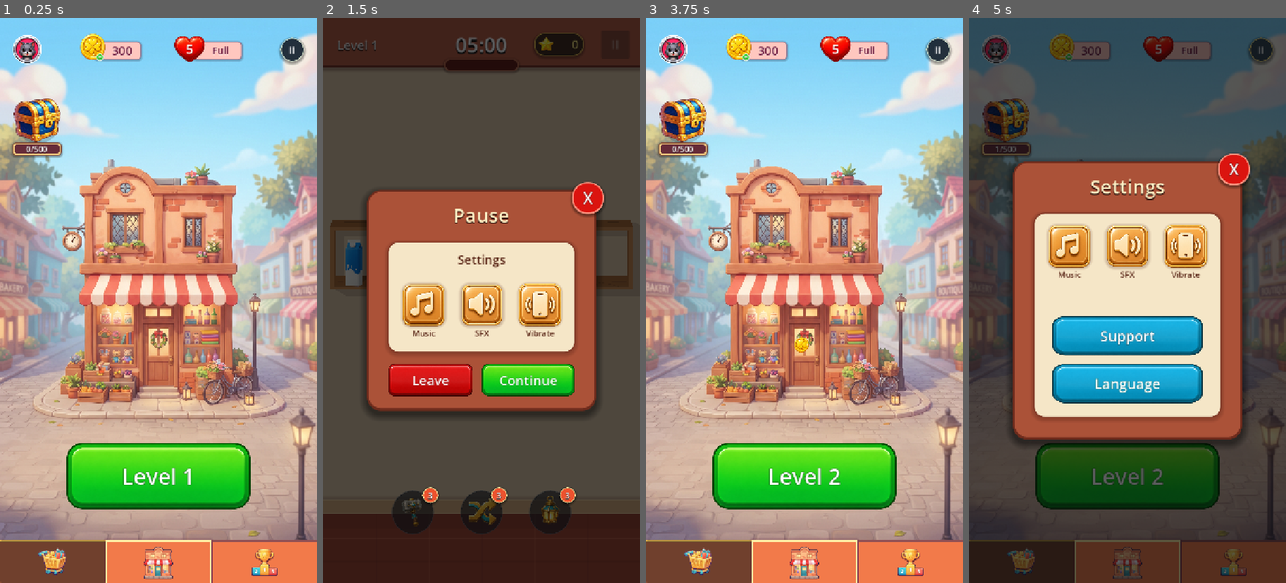
Above: before the commit, frames 1-4 (left to right).
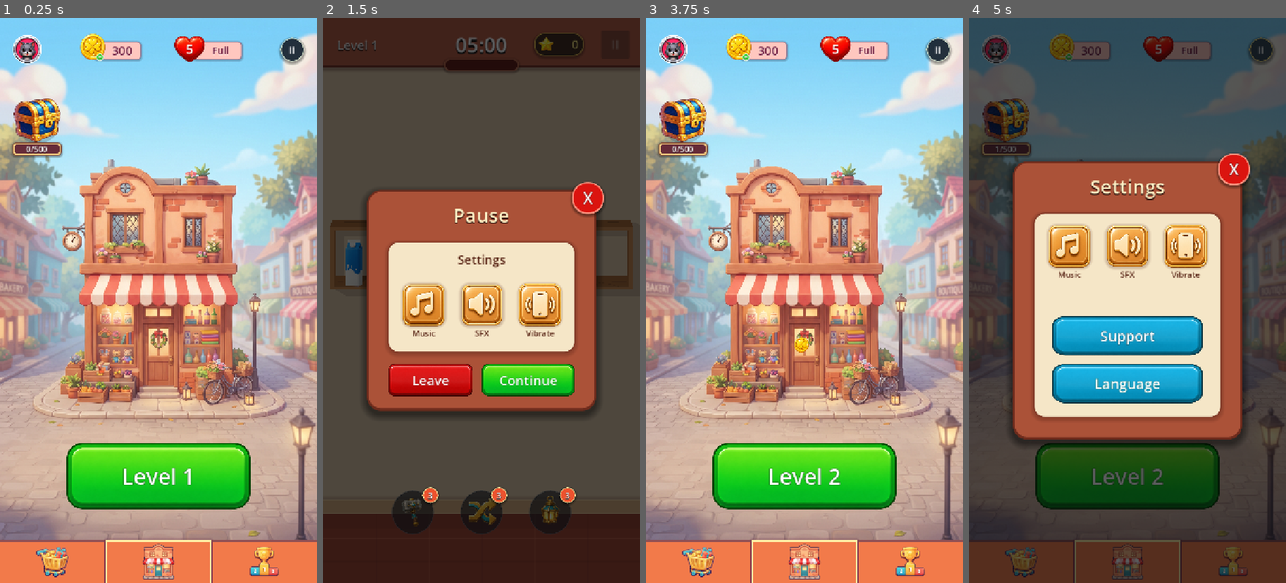
Above: after the commit, the same moments.

Repository: vladeque/sorting-puzzle
Game: Godot game, scene res://scenes/main_menu.tscn
The game is run twice, just before and just after one commit, with the same random seed, the same clock (stepped at 60 frames per second) and the same inputs.
Inputs:
- Up to frame 1 (0.25 s): no input
- Up to frame 2 (1.5 s): click "Level 1" at 0.5 s; click "II" at 1.25 s
- Up to frame 3 (3.75 s): click "Continue" at 2 s; click "3" at 2.75 s; click "Next" at 3.5 s
- Up to frame 4 (5 s): click "II" at 4.25 s

The runs differ from the first frame. In frame 1, 3.0% of the frame differs, in the area x 0-88%, y 92-100%; in frame 2, nothing differs; in frame 3, 3.0%; in frame 4, 2.4%.

Commit message:
Enlarge static bottom navigation icons

Diff:
--- a/scenes/ui/main_menu_bottom_navigation.tscn
+++ b/scenes/ui/main_menu_bottom_navigation.tscn
@@ -10,6 +10,13 @@
 border_width_top = 3
 border_color = Color(1, 0.78, 0.32, 1)
 
+[sub_resource type="StyleBoxFlat" id="StyleBoxFlat_shop"]
+bg_color = Color(0.95, 0.48, 0.29, 1)
+border_width_top = 4
+border_width_right = 3
+border_color = Color(0.42, 0.16, 0.33, 0.75)
+corner_detail = 1
+
 [sub_resource type="StyleBoxFlat" id="StyleBoxFlat_home"]
 bg_color = Color(0.95, 0.48, 0.29, 1)
 border_width_left = 3
@@ -21,28 +28,12 @@
 shadow_size = 6
 shadow_offset = Vector2(0, -2)
 
-[sub_resource type="StyleBoxFlat" id="StyleBoxFlat_home_pressed"]
-bg_color = Color(0.82, 0.34, 0.22, 1)
-border_width_left = 2
-border_width_top = 9
-border_width_right = 2
-border_color = Color(0.42, 0.16, 0.33, 0.72)
-corner_radius_top_left = 18
-corner_radius_top_right = 18
-
 [sub_resource type="StyleBoxFlat" id="StyleBoxFlat_leaderboard"]
 bg_color = Color(0.95, 0.48, 0.29, 1)
 border_width_left = 3
 border_width_top = 4
 border_color = Color(0.42, 0.16, 0.33, 0.75)
 corner_detail = 1
-
-[sub_resource type="StyleBoxFlat" id="StyleBoxFlat_leaderboard_pressed"]
-bg_color = Color(0.82, 0.34, 0.22, 1)
-border_width_left = 3
-border_width_top = 7
-border_color = Color(0.42, 0.16, 0.33, 0.9)
-corner_radius_top_right = 18
 
 [node name="MainMenuBottomNavigation" type="MarginContainer" unique_id=2132627779]
 custom_minimum_size = Vector2(0, 96)
@@ -69,9 +60,29 @@
 size_flags_horizontal = 3
 focus_mode = 0
 mouse_default_cursor_shape = 2
-icon = ExtResource("2_xh1q6")
-icon_alignment = 1
-expand_icon = true
+theme_override_styles/normal = SubResource("StyleBoxFlat_shop")
+theme_override_styles/hover = SubResource("StyleBoxFlat_shop")
+theme_override_styles/pressed = SubResource("StyleBoxFlat_shop")
+theme_override_styles/focus = SubResource("StyleBoxFlat_shop")
+theme_override_styles/disabled = SubResource("StyleBoxFlat_shop")
+
+[node name="Icon" type="TextureRect" parent="Buttons/ShopButton"]
+layout_mode = 1
+anchors_preset = 8
+anchor_left = 0.5
+anchor_top = 0.5
+anchor_right = 0.5
+anchor_bottom = 0.5
+offset_left = -50.0
+offset_top = -50.0
+offset_right = 50.0
+offset_bottom = 50.0
+grow_horizontal = 2
+grow_vertical = 2
+mouse_filter = 2
+texture = ExtResource("2_xh1q6")
+expand_mode = 1
+stretch_mode = 5
 
 [node name="HomeButton" type="Button" parent="Buttons" unique_id=586148991]
 unique_name_in_owner = true
@@ -81,10 +92,28 @@
 focus_mode = 0
 mouse_default_cursor_shape = 2
 theme_override_styles/normal = SubResource("StyleBoxFlat_home")
-theme_override_styles/pressed = SubResource("StyleBoxFlat_home_pressed")
-icon = ExtResource("3_xh1q6")
-icon_alignment = 1
-expand_icon = true
+theme_override_styles/hover = SubResource("StyleBoxFlat_home")
+theme_override_styles/pressed = SubResource("StyleBoxFlat_home")
+theme_override_styles/focus = SubResource("StyleBoxFlat_home")
+theme_override_styles/disabled = SubResource("StyleBoxFlat_home")
+
+[node name="Icon" type="TextureRect" parent="Buttons/HomeButton"]
+layout_mode = 1
+anchors_preset = 8
+anchor_left = 0.5
+anchor_top = 0.5
+anchor_right = 0.5
+anchor_bottom = 0.5
+offset_left = -50.0
+offset_top = -50.0
+offset_right = 50.0
+offset_bottom = 50.0
+grow_horizontal = 2
+grow_vertical = 2
+mouse_filter = 2
+texture = ExtResource("3_xh1q6")
+expand_mode = 1
+stretch_mode = 5
 
 [node name="LeaderboardButton" type="Button" parent="Buttons" unique_id=1364709518]
 unique_name_in_owner = true
@@ -94,7 +123,25 @@
 focus_mode = 0
 mouse_default_cursor_shape = 2
 theme_override_styles/normal = SubResource("StyleBoxFlat_leaderboard")
-theme_override_styles/pressed = SubResource("StyleBoxFlat_leaderboard_pressed")
-icon = ExtResource("4_4cxw6")
-icon_alignment = 1
-expand_icon = true
+theme_override_styles/hover = SubResource("StyleBoxFlat_leaderboard")
+theme_override_styles/pressed = SubResource("StyleBoxFlat_leaderboard")
+theme_override_styles/focus = SubResource("StyleBoxFlat_leaderboard")
+theme_override_styles/disabled = SubResource("StyleBoxFlat_leaderboard")
+
+[node name="Icon" type="TextureRect" parent="Buttons/LeaderboardButton"]
+layout_mode = 1
+anchors_preset = 8
+anchor_left = 0.5
+anchor_top = 0.5
+anchor_right = 0.5
+anchor_bottom = 0.5
+offset_left = -50.0
+offset_top = -50.0
+offset_right = 50.0
+offset_bottom = 50.0
+grow_horizontal = 2
+grow_vertical = 2
+mouse_filter = 2
+texture = ExtResource("4_4cxw6")
+expand_mode = 1
+stretch_mode = 5
Not shown, changed: docs/SCENES.md
